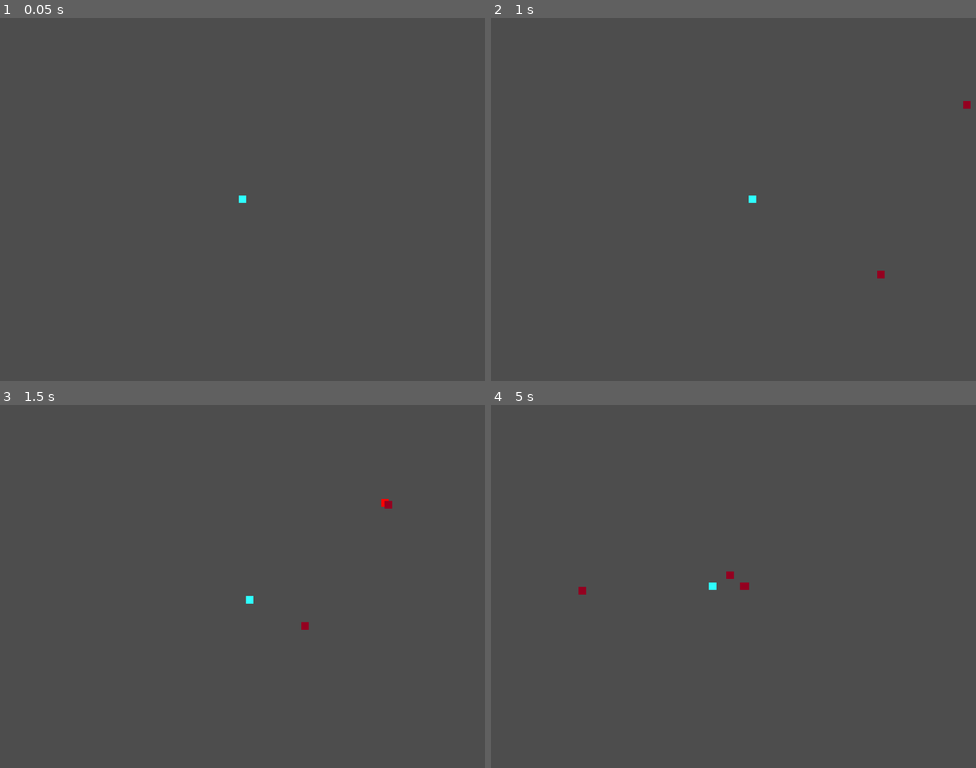
Above: before the commit, frames 1-4 (two rows, left to right).
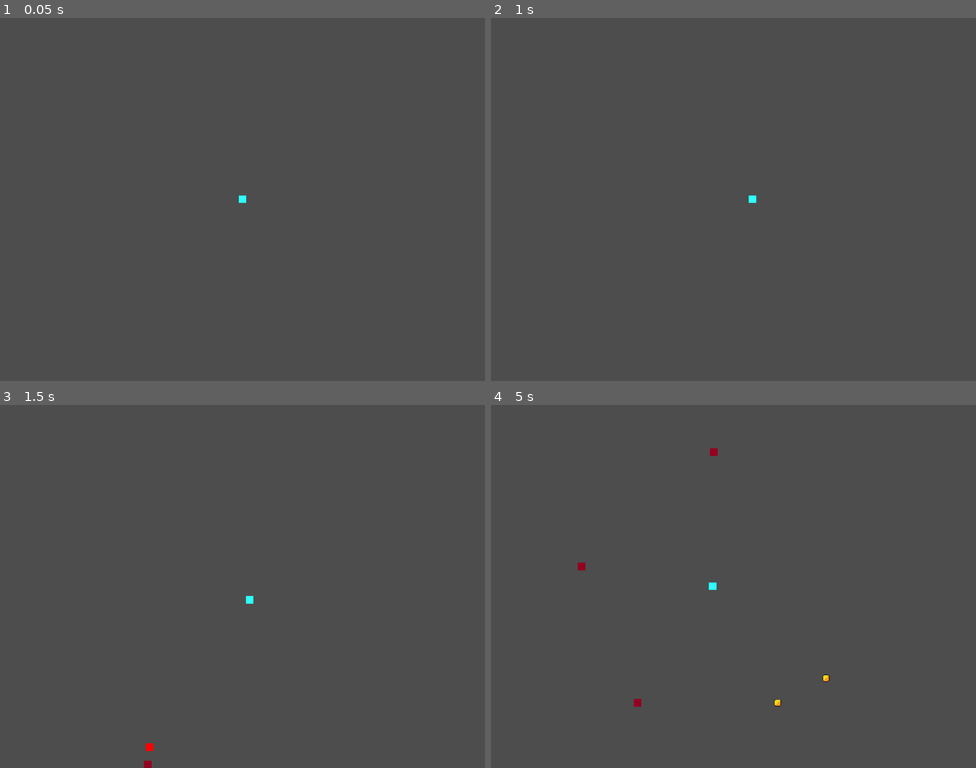
Above: after the commit, the same moments.

Repository: umangSharmacs/minimal_bullet_haven
Game: Godot game, scene res://scene.tscn
Two runs of this game, one before a commit and one after it. Both use one fixed random seed, a clock stepped at 60 frames per second and the inputs below.
Inputs:
- Up to frame 1 (0.05 s): no input
- Up to frame 2 (1 s): tap Enter at 0.5 s; hold Right (move_right) from 0.53 s (still down)
- Up to frame 3 (1.5 s): release Right (move_right) at 1.28 s; hold Down (move_down) from 1.28 s (still down)
- Up to frame 4 (5 s): release Down (move_down) at 2.03 s; hold Right (move_right) 2.03-2.78 s; hold Up (move_up) 2.78-3.53 s; hold A (move_left) from 3.53 s (still down)

Frame 1 is identical in both runs. In frame 2, less than 0.1% of the frame differs, in the area x 79-99%, y 22-72%; in frame 3, 0.2%; in frame 4, 0.3%, in the area x 17-70%, y 11-84%.

Commit message:
Added Coins

Diff:
--- a/Enemies.gd
+++ /dev/null
@@ -1,12 +0,0 @@
-extends Node
-
-@export var player : Node2D
-@export var max_enemy_limit : int = 10
-
-var enemy_scene: PackedScene = load("res://Scenes/enemy.tscn")
-
-func _on_enemy_spawn_timer_timeout():
-	if max_enemy_limit > get_child_count():
-		var enemy = enemy_scene.instantiate()
-		enemy.player = player
-		add_child(enemy)
--- a/Player.gd
+++ /dev/null
@@ -1,70 +0,0 @@
-extends CharacterBody2D
-
-# Declaring values required
-@export var HEALTH = 100
-@export var SPEED = 300.0
-@export var DAMAGE = 10
-@export var LEVEL = 1
-@export var SCORE = 0
-
-@onready var enemies = get_parent().get_node("Enemies")
-
-@export var MINIMUM_SHOOT_DISTANCE = 250
-# --------------------------- BULLETS --------------------------------------------
-# Bullets timer.
-#@onready var bullet_timer = $Bullet_Timer
-#var ATTACK_SPEED = 1/bullet_timer.wait_time
-# Load the bullets Scene
-@export var bullet_scene : PackedScene = load("res://Scenes/bullet.tscn")
-
-# Get angle between Player and mouse position
-func get_direction(closest_enemy):
-	var direction = (closest_enemy.position-position).normalized()
-	return direction
-
-func get_closest_enemy():
-	var closest_enemy
-	var min_dist = MINIMUM_SHOOT_DISTANCE
-	for enemy in enemies.get_children():
-		if enemy is Area2D:
-			if min_dist>enemy.distance_from_player:
-				min_dist = enemy.distance_from_player
-				closest_enemy = enemy
-	return closest_enemy
-
-
-# Function to shoot based on the timer
-func shoot():
-	var bullet = bullet_scene.instantiate()
-	bullet.DAMAGE = DAMAGE
-	bullet.position = position
-
-	var closest_enemy = get_closest_enemy()
-	if closest_enemy == null:
-		return
-
-	bullet.DIRECTION = get_direction(closest_enemy)
-	$Bullets.add_child(bullet)
-
-
-func _on_bullet_timer_timeout():
-	shoot()
-
-
-# --------------------------- HEALTH CHECK --------------------------------------
-func check_health():
-	if HEALTH<0:
-		get_tree().paused = true
-
-func _process(delta):
-
-	var direction = Input.get_vector("move_left", "move_right", "move_up","move_down")
-	if direction:
-		velocity.x = direction[0] * SPEED
-		velocity.y = direction[1] * SPEED
-		move_and_slide()
-
-	check_health()
-
-func _on_enemy_entered(area):
-	pass
--- a/Scenes/bullet.tscn
+++ b/Scenes/bullet.tscn
@@ -1,6 +1,6 @@
 [gd_scene load_steps=4 format=3 uid="uid://cgssi55p5dxta"]
 
-[ext_resource type="Script" path="res://bullet.gd" id="1_gbxg4"]
+[ext_resource type="Script" path="res://Scripts/bullet.gd" id="1_gbxg4"]
 
 [sub_resource type="PlaceholderTexture2D" id="PlaceholderTexture2D_yjbpd"]
 
--- /dev/null
+++ b/Scenes/coin.tscn
@@ -0,0 +1,115 @@
+[gd_scene load_steps=17 format=3 uid="uid://cqldsrfc8kmrh"]
+
+[ext_resource type="Texture2D" uid="uid://3irg7w4x534b" path="res://Assets/sprites/coin.png" id="1_pmf0y"]
+[ext_resource type="Script" path="res://Scripts/coin.gd" id="2_kgqy1"]
+
+[sub_resource type="AtlasTexture" id="AtlasTexture_yw0kt"]
+atlas = ExtResource("1_pmf0y")
+region = Rect2(0, 0, 16, 16)
+
+[sub_resource type="AtlasTexture" id="AtlasTexture_dlmuo"]
+atlas = ExtResource("1_pmf0y")
+region = Rect2(16, 0, 16, 16)
+
+[sub_resource type="AtlasTexture" id="AtlasTexture_faagw"]
+atlas = ExtResource("1_pmf0y")
+region = Rect2(32, 0, 16, 16)
+
+[sub_resource type="AtlasTexture" id="AtlasTexture_p3rs1"]
+atlas = ExtResource("1_pmf0y")
+region = Rect2(48, 0, 16, 16)
+
+[sub_resource type="AtlasTexture" id="AtlasTexture_6iyy0"]
+atlas = ExtResource("1_pmf0y")
+region = Rect2(64, 0, 16, 16)
+
+[sub_resource type="AtlasTexture" id="AtlasTexture_wixiu"]
+atlas = ExtResource("1_pmf0y")
+region = Rect2(80, 0, 16, 16)
+
+[sub_resource type="AtlasTexture" id="AtlasTexture_eg7lt"]
+atlas = ExtResource("1_pmf0y")
+region = Rect2(96, 0, 16, 16)
+
+[sub_resource type="AtlasTexture" id="AtlasTexture_nd2k0"]
+atlas = ExtResource("1_pmf0y")
+region = Rect2(112, 0, 16, 16)
+
+[sub_resource type="AtlasTexture" id="AtlasTexture_dv3jl"]
+atlas = ExtResource("1_pmf0y")
+region = Rect2(128, 0, 16, 16)
+
+[sub_resource type="AtlasTexture" id="AtlasTexture_ixf8c"]
+atlas = ExtResource("1_pmf0y")
+region = Rect2(144, 0, 16, 16)
+
+[sub_resource type="AtlasTexture" id="AtlasTexture_canl6"]
+atlas = ExtResource("1_pmf0y")
+region = Rect2(176, 0, 16, 16)
+
+[sub_resource type="AtlasTexture" id="AtlasTexture_4bpv8"]
+atlas = ExtResource("1_pmf0y")
+region = Rect2(160, 0, 16, 16)
+
+[sub_resource type="SpriteFrames" id="SpriteFrames_lvrj0"]
+animations = [{
+"frames": [{
+"duration": 1.0,
+"texture": SubResource("AtlasTexture_yw0kt")
+}, {
+"duration": 1.0,
+"texture": SubResource("AtlasTexture_dlmuo")
+}, {
+"duration": 1.0,
+"texture": SubResource("AtlasTexture_faagw")
+}, {
+"duration": 1.0,
+"texture": SubResource("AtlasTexture_p3rs1")
+}, {
+"duration": 1.0,
+"texture": SubResource("AtlasTexture_6iyy0")
+}, {
+"duration": 1.0,
+"texture": SubResource("AtlasTexture_wixiu")
+}, {
+"duration": 1.0,
+"texture": SubResource("AtlasTexture_eg7lt")
+}, {
+"duration": 1.0,
+"texture": SubResource("AtlasTexture_nd2k0")
+}, {
+"duration": 1.0,
+"texture": SubResource("AtlasTexture_dv3jl")
+}, {
+"duration": 1.0,
+"texture": SubResource("AtlasTexture_ixf8c")
+}, {
+"duration": 1.0,
+"texture": SubResource("AtlasTexture_canl6")
+}, {
+"duration": 1.0,
+"texture": SubResource("AtlasTexture_4bpv8")
+}],
+"loop": true,
+"name": &"default",
+"speed": 10.0
+}]
+
+[sub_resource type="CircleShape2D" id="CircleShape2D_6m1y1"]
+radius = 6.4052
+
+[node name="Coin" type="AnimatedSprite2D"]
+position = Vector2(7, 7.5)
+scale = Vector2(1.875, 1.9375)
+sprite_frames = SubResource("SpriteFrames_lvrj0")
+frame_progress = 0.861872
+script = ExtResource("2_kgqy1")
+
+[node name="Area2D" type="Area2D" parent="."]
+collision_layer = 16
+
+[node name="CollisionShape2D" type="CollisionShape2D" parent="Area2D"]
+shape = SubResource("CircleShape2D_6m1y1")
+
+[connection signal="area_entered" from="Area2D" to="." method="_on_area_entered"]
+[connection signal="body_entered" from="Area2D" to="." method="_on_body_entered"]
--- a/Scenes/enemy.tscn
+++ b/Scenes/enemy.tscn
@@ -1,6 +1,6 @@
 [gd_scene load_steps=4 format=3 uid="uid://cjy7jb7wunl7h"]
 
-[ext_resource type="Script" path="res://enemy.gd" id="1_nhyxn"]
+[ext_resource type="Script" path="res://Scripts/enemy.gd" id="1_nhyxn"]
 
 [sub_resource type="CanvasTexture" id="CanvasTexture_th8tx"]
 specular_color = Color(0.662745, 0.0196078, 0.372549, 1)
--- a/Scenes/exp.tscn
+++ /dev/null
@@ -1,3 +0,0 @@
-[gd_scene format=3 uid="uid://dsdw76w5myd7s"]
-
-[node name="EXP" type="Area2D"]
--- a/Scenes/player.tscn
+++ b/Scenes/player.tscn
@@ -1,6 +1,6 @@
 [gd_scene load_steps=5 format=3 uid="uid://dy88dskul8cik"]
 
-[ext_resource type="Script" path="res://Player.gd" id="1_e3x3s"]
+[ext_resource type="Script" path="res://Scripts/Player.gd" id="1_e3x3s"]
 
 [sub_resource type="ShaderMaterial" id="ShaderMaterial_6b6mh"]
 
--- a/Scenes/scene.tscn
+++ b/Scenes/scene.tscn
@@ -1,8 +1,8 @@
 [gd_scene load_steps=4 format=3 uid="uid://cd78ks3l82l0v"]
 
-[ext_resource type="Script" path="res://scene.gd" id="1_fdv7d"]
-[ext_resource type="PackedScene" uid="uid://dy88dskul8cik" path="res://player.tscn" id="1_p004y"]
-[ext_resource type="PackedScene" uid="uid://cjy7jb7wunl7h" path="res://enemy.tscn" id="2_vuxk6"]
+[ext_resource type="Script" path="res://Scripts/scene.gd" id="1_fdv7d"]
+[ext_resource type="PackedScene" uid="uid://dy88dskul8cik" path="res://Scenes/player.tscn" id="1_p004y"]
+[ext_resource type="PackedScene" uid="uid://cjy7jb7wunl7h" path="res://Scenes/enemy.tscn" id="2_vuxk6"]
 
 [node name="Scene" type="Node2D" node_paths=PackedStringArray("player")]
 script = ExtResource("1_fdv7d")
--- /dev/null
+++ b/Scripts/Enemies.gd
@@ -0,0 +1,23 @@
+extends Node
+
+@export var player : CharacterBody2D
+@export var Coins : Node2D
+@export var max_enemy_limit : int = 10
+
+var enemy_scene: PackedScene = load("res://Scenes/enemy.tscn")
+var coin_scene : PackedScene = load("res://Scenes/coin.tscn")
+
+func _on_enemy_spawn_timer_timeout():
+	if max_enemy_limit > get_child_count():
+		var enemy = enemy_scene.instantiate()
+		enemy.player = player
+		add_child(enemy)
+		enemy.connect("enemy_died",_kill_enemy)
+
+func _kill_enemy(body):
+	var coin = coin_scene.instantiate()
+	coin.player = player
+	coin.position.x = body.position.x
+	coin.position.y = body.position.y
+	body.queue_free()
+	Coins.add_child(coin)
--- a/Scripts/Player.gd
+++ b/Scripts/Player.gd
@@ -8,12 +8,14 @@
 @export var SCORE = 0
 
 @onready var enemies = get_parent().get_node("Enemies")
+
+@export var MINIMUM_SHOOT_DISTANCE = 500
 # --------------------------- BULLETS --------------------------------------------
 # Bullets timer.
 #@onready var bullet_timer = $Bullet_Timer
 #var ATTACK_SPEED = 1/bullet_timer.wait_time
 # Load the bullets Scene
-@export var bullet_scene : PackedScene = load("res://bullet.tscn")
+@export var bullet_scene : PackedScene = load("res://Scenes/bullet.tscn")
 
 # Get angle between Player and mouse position
 func get_direction(closest_enemy):
@@ -22,11 +24,12 @@
 
 func get_closest_enemy():
 	var closest_enemy
-	var min_dist = INF
+	var min_dist = MINIMUM_SHOOT_DISTANCE
 	for enemy in enemies.get_children():
-		if min_dist>enemy.distance_from_player:
-			min_dist = enemy.distance_from_player
-			closest_enemy = enemy
+		if enemy is Area2D:
+			if min_dist>enemy.distance_from_player:
+				min_dist = enemy.distance_from_player
+				closest_enemy = enemy
 	return closest_enemy
 
 
@@ -37,6 +40,9 @@
 	bullet.position = position
 
 	var closest_enemy = get_closest_enemy()
+	if closest_enemy == null:
+		return
+
 	bullet.DIRECTION = get_direction(closest_enemy)
 	$Bullets.add_child(bullet)
 
@@ -59,3 +65,6 @@
 		move_and_slide()
 
 	check_health()
+
+func _on_enemy_entered(area):
+	pass
--- a/Scripts/bullet.gd
+++ b/Scripts/bullet.gd
@@ -7,7 +7,6 @@
 
 func _physics_process(delta):
 	position += DIRECTION * SPEED * delta
-
 
 
 func _on_screen_exited():
--- /dev/null
+++ b/Scripts/coin.gd
@@ -0,0 +1,8 @@
+extends AnimatedSprite2D
+
+var player : CharacterBody2D
+
+
+func _on_area_entered(area):
+	print("+10!")
+	queue_free()
--- a/Scripts/enemy.gd
+++ b/Scripts/enemy.gd
@@ -9,6 +9,11 @@
 
 @export var distance_from_player : float
 
+signal enemy_died
+
+var coin_scene : PackedScene = load("res://Scenes/coin.tscn")
+
+var on_screen_bool : bool = false
 
 func _ready():
 	var screensize = DisplayServer.screen_get_size()
@@ -37,18 +42,14 @@
 		position.y += direction[1] * SPEED * delta
 
 
+	# If dead, remove from qeueue and spawn a coin
+	if HEALTH<=0:
+		enemy_died.emit(self)
 
-	if HEALTH<=0:
-		queue_free()
+
 
 func _on_can_damage_timer_timeout():
 	CAN_DAMAGE = true
-
-#func _on_body_entered(body):
-	#if CAN_DAMAGE:
-		#CAN_DAMAGE = false
-		#player.HEALTH -= DAMAGE
-		#print(player.HEALTH)
 
 func _on_collision_with_player(body):
 	if CAN_DAMAGE and body==player:
--- /dev/null
+++ b/Scripts/exp.gd
@@ -0,0 +1,8 @@
+extends AnimatedSprite2D
+
+#@export var player : CharacterBody2D
+#
+#func _on_body_entered(body):
+	#if body==player:
+		#print("+10!")
+		#queue_free()
--- a/Scripts/scene.gd
+++ b/Scripts/scene.gd
@@ -2,12 +2,30 @@
 
 @export var player : Node2D
 
-@export var max_enemy_limit : int = 10
+var enemy_scene: PackedScene = load("res://Scenes/enemy.tscn")
 
-var enemy_scene: PackedScene = load("res://enemy.tscn")
+# Background
+@export var noise_height_text : NoiseTexture2D
+@onready var tilemap : TileMap = $Background_tileMap
 
-func _on_enemy_spawn_timer_timeout():
-	if max_enemy_limit > $Enemies.get_child_count():
-		var enemy = enemy_scene.instantiate()
-		enemy.player = player
-		$Enemies.add_child(enemy)
+var source_id = 0
+var water_atlas = Vector2i(0,1)
+var land_atlas = Vector2i(0,2)
+
+var noise : Noise
+var width : int = 1000
+var height : int = 1000
+
+func _ready():
+	noise = noise_height_text.noise
+	#generate_world()
+
+func generate_world():
+
+	for x in range(-width/2, width/2):
+		for y in range(-height/2, height/2):
+			var noise_value = noise.get_noise_2d(x,y)
+			if noise_value>0.0:
+				tilemap.set_cell(-1,Vector2i(x,y), source_id,land_atlas)
+			else:
+				tilemap.set_cell(-1,Vector2i(x,y), source_id,water_atlas)
--- a/bullet.gd
+++ /dev/null
@@ -1,21 +0,0 @@
-extends Area2D
-
-@export var SPEED: int = 1000
-@export var DIRECTION = Vector2.RIGHT
-@export var DAMAGE : int
-
-
-func _physics_process(delta):
-	position += DIRECTION * SPEED * delta
-
-
-func _on_screen_exited():
-	queue_free()
-
-
-func _on_area_entered(area):
-	if area.collision_layer==2:
-		# delete the bullet
-		queue_free()
-		# Reduce health of enemy
-		area.HEALTH -= DAMAGE
--- a/bullet.tscn
+++ b/bullet.tscn
@@ -1,6 +1,6 @@
 [gd_scene load_steps=4 format=3 uid="uid://dcitwo3l8l31g"]
 
-[ext_resource type="Script" path="res://bullet.gd" id="1_gbxg4"]
+[ext_resource type="Script" path="res://Scripts/bullet.gd" id="1_gbxg4"]
 
 [sub_resource type="PlaceholderTexture2D" id="PlaceholderTexture2D_yjbpd"]
 
--- a/enemy.gd
+++ /dev/null
@@ -1,64 +0,0 @@
-extends Area2D
-
-@export var player : Node2D
-
-@export var SPEED = 100
-@export var HEALTH = 20
-@export var DAMAGE = 10
-@export var CAN_DAMAGE : bool = true
-
-@export var distance_from_player : float
-
-signal enemy_died
-
-var coin_scene : PackedScene = load("res://Scenes/exp.tscn")
-
-var on_screen_bool : bool = false
-
-func _ready():
-	var screensize = DisplayServer.screen_get_size()
-	var rng:= RandomNumberGenerator.new()
-
-	var rand_x = rng.randi_range(0,screensize[1])
-	var rand_y = rng.randi_range(0,screensize[0])
-
-	var start_x = [0,screensize[0]]
-	var start_y = [0,screensize[1]]
-
-	var possible_pos_1 = [start_x[randi()%start_x.size()],rand_y]
-	var possible_pos_2 = [rand_x, start_y[randi()%start_y.size()]]
-
-	var possible_pos = [possible_pos_1, possible_pos_2]
-
-	var position_list = possible_pos[randi()%possible_pos.size()]
-	position = Vector2(position_list[0],position_list[1])
-
-
-func _process(delta):
-	var direction = (player.position - position).normalized()
-	distance_from_player = (player.position - position).length()
-	if direction:
-		position.x += direction[0] * SPEED * delta
-		position.y += direction[1] * SPEED * delta
-
-
-	# If dead, remove from qeueue and spawn a coin
-	if HEALTH<=0:
-		enemy_died.emit(self)
-
-		#var coin = coin_scene.instantiate()
-		#coin.position.x = position.x
-		#coin.position.y = position.y
-		#coin.player = player
-		#print(coin)
-		#get_parent().get_parent().get_node("Coins").add_child(coin)
-		#queue_free()
-
-
-func _on_can_damage_timer_timeout():
-	CAN_DAMAGE = true
-
-func _on_collision_with_player(body):
-	if CAN_DAMAGE and body==player:
-		CAN_DAMAGE = false
-		player.HEALTH -= DAMAGE
--- a/enemy.tscn
+++ b/enemy.tscn
@@ -1,6 +1,6 @@
 [gd_scene load_steps=4 format=3 uid="uid://ckd5ktuhqt36v"]
 
-[ext_resource type="Script" path="res://enemy.gd" id="1_nhyxn"]
+[ext_resource type="Script" path="res://Scripts/enemy.gd" id="1_nhyxn"]
 
 [sub_resource type="CanvasTexture" id="CanvasTexture_th8tx"]
 specular_color = Color(0.662745, 0.0196078, 0.372549, 1)
--- a/exp.gd
+++ /dev/null
@@ -1,8 +0,0 @@
-extends Area2D
-
-@export var player : Node2D
-
-func _on_body_entered(body):
-	if body==player:
-		print("+10!")
-		queue_free()
--- a/exp.tscn
+++ b/exp.tscn
@@ -1,7 +1,6 @@
-[gd_scene load_steps=17 format=3 uid="uid://cvw41kwv2b1ko"]
+[gd_scene load_steps=15 format=3 uid="uid://cvw41kwv2b1ko"]
 
 [ext_resource type="Texture2D" uid="uid://3irg7w4x534b" path="res://Assets/sprites/coin.png" id="1_kguos"]
-[ext_resource type="Script" path="res://exp.gd" id="1_qcum8"]
 
 [sub_resource type="AtlasTexture" id="AtlasTexture_uqjrt"]
 atlas = ExtResource("1_kguos")
@@ -95,20 +94,7 @@
 "speed": 10.0
 }]
 
-[sub_resource type="CircleShape2D" id="CircleShape2D_iskrt"]
-radius = 57.0701
-
-[node name="EXP" type="Area2D"]
-script = ExtResource("1_qcum8")
-
-[node name="coin" type="AnimatedSprite2D" parent="."]
+[node name="coin" type="AnimatedSprite2D"]
 scale = Vector2(9.94321, 10.0311)
 sprite_frames = SubResource("SpriteFrames_vs1ym")
-frame = 8
-frame_progress = 0.506027
-
-[node name="CollisionShape2D" type="CollisionShape2D" parent="."]
-scale = Vector2(1, 1.00447)
-shape = SubResource("CircleShape2D_iskrt")
-
-[connection signal="body_entered" from="." to="." method="_on_body_entered"]
+frame_progress = 0.423883
--- a/player.tscn
+++ b/player.tscn
@@ -1,6 +1,6 @@
 [gd_scene load_steps=6 format=3 uid="uid://b2spq2fwcmnl3"]
 
-[ext_resource type="Script" path="res://Player.gd" id="1_e3x3s"]
+[ext_resource type="Script" path="res://Scripts/Player.gd" id="1_e3x3s"]
 
 [sub_resource type="ShaderMaterial" id="ShaderMaterial_6b6mh"]
 
@@ -9,8 +9,8 @@
 
 [sub_resource type="RectangleShape2D" id="RectangleShape2D_cd4ji"]
 
-[sub_resource type="CircleShape2D" id="CircleShape2D_frgqf"]
-radius = 380.522
+[sub_resource type="CircleShape2D" id="CircleShape2D_4vwue"]
+radius = 42.0476
 
 [node name="Player" type="CharacterBody2D"]
 material = SubResource("ShaderMaterial_6b6mh")
@@ -22,7 +22,7 @@
 scale = Vector2(20, 20)
 texture = SubResource("CanvasTexture_huglx")
 
-[node name="CollisionShape2D" type="CollisionShape2D" parent="."]
+[node name="player_collision_shape" type="CollisionShape2D" parent="."]
 shape = SubResource("RectangleShape2D_cd4ji")
 debug_color = Color(0, 0.564706, 0.662745, 0.419608)
 
@@ -36,11 +36,10 @@
 position_smoothing_enabled = true
 rotation_smoothing_enabled = true
 
-[node name="Area2D" type="Area2D" parent="."]
-collision_mask = 2
+[node name="coin_area_2D" type="Area2D" parent="."]
+collision_mask = 16
 
-[node name="CollisionShape2D" type="CollisionShape2D" parent="Area2D"]
-shape = SubResource("CircleShape2D_frgqf")
+[node name="CollisionShape2D" type="CollisionShape2D" parent="coin_area_2D"]
+shape = SubResource("CircleShape2D_4vwue")
 
 [connection signal="timeout" from="Bullet_Timer" to="." method="_on_bullet_timer_timeout"]
-[connection signal="area_entered" from="Area2D" to="." method="_on_enemy_entered"]
--- a/project.godot
+++ b/project.godot
@@ -66,6 +66,7 @@
 2d_physics/layer_2="enemies"
 2d_physics/layer_3="bullets"
 2d_physics/layer_4="upgrades"
+2d_physics/layer_5="coins"
 
 [rendering]
 
--- a/scene.gd
+++ /dev/null
@@ -1,35 +0,0 @@
-extends Node2D
-
-@export var player : Node2D
-
-var enemy_scene: PackedScene = load("res://Scenes/enemy.tscn")
-
-# Background
-@export var noise_height_text : NoiseTexture2D
-@onready var tilemap : TileMap = $Background_tileMap
-
-var source_id = 0
-var water_atlas = Vector2i(0,1)
-var land_atlas = Vector2i(0,2)
-
-var noise : Noise
-var width : int = 1000
-var height : int = 1000
-
-func _ready():
-	noise = noise_height_text.noise
-	#generate_world()
-
-func generate_world():
-
-	for x in range(-width/2, width/2):
-		for y in range(-height/2, height/2):
-			var noise_value = noise.get_noise_2d(x,y)
-			if noise_value>0.0:
-				tilemap.set_cell(-1,Vector2i(x,y), source_id,land_atlas)
-			else:
-				tilemap.set_cell(-1,Vector2i(x,y), source_id,water_atlas)
-
-func _on_enemy_died(body):
-	print("Enemy Dead")
-	body.queue_free()
--- a/scene.tscn
+++ b/scene.tscn
@@ -1,11 +1,10 @@
-[gd_scene load_steps=13 format=3 uid="uid://csp6t2cccjen3"]
+[gd_scene load_steps=12 format=3 uid="uid://csp6t2cccjen3"]
 
-[ext_resource type="Script" path="res://scene.gd" id="1_fdv7d"]
+[ext_resource type="Script" path="res://Scripts/scene.gd" id="1_fdv7d"]
 [ext_resource type="PackedScene" uid="uid://b2spq2fwcmnl3" path="res://player.tscn" id="1_p004y"]
 [ext_resource type="Texture2D" uid="uid://1s61ihyuv5bq" path="res://Assets/sprites/Background_Pallete.png" id="2_jlje4"]
-[ext_resource type="PackedScene" uid="uid://ckd5ktuhqt36v" path="res://enemy.tscn" id="2_vuxk6"]
 [ext_resource type="Script" path="res://Scripts/Background_tileMap.gd" id="3_ywv64"]
-[ext_resource type="Script" path="res://Enemies.gd" id="5_jfdnc"]
+[ext_resource type="Script" path="res://Scripts/Enemies.gd" id="5_jfdnc"]
 
 [sub_resource type="Gradient" id="Gradient_frmb1"]
 interpolation_mode = 1
@@ -86,7 +85,6 @@
 [node name="Background_tileMap" type="TileMap" parent="Background"]
 visible = false
 position = Vector2(0, 3.05176e-05)
-scale = Vector2(1, 1)
 tile_set = SubResource("TileSet_pbndp")
 rendering_quadrant_size = 64
 format = 2
@@ -102,18 +100,14 @@
 position = Vector2(579, 354)
 HEALTH = 97
 
-[node name="Coins" type="Node" parent="."]
+[node name="Coins" type="Node2D" parent="."]
 
-[node name="Enemies" type="Node" parent="." node_paths=PackedStringArray("player")]
+[node name="Enemies" type="Node" parent="." node_paths=PackedStringArray("player", "Coins")]
 script = ExtResource("5_jfdnc")
 player = NodePath("../Player")
+Coins = NodePath("../Coins")
 
 [node name="Enemy_Spawn_Timer" type="Timer" parent="Enemies"]
 autostart = true
 
-[node name="Enemy" parent="Enemies" node_paths=PackedStringArray("player") instance=ExtResource("2_vuxk6")]
-position = Vector2(168, 123)
-player = NodePath("../../Player")
-
 [connection signal="timeout" from="Enemies/Enemy_Spawn_Timer" to="Enemies" method="_on_enemy_spawn_timer_timeout"]
-[connection signal="enemy_died" from="Enemies/Enemy" to="." method="_on_enemy_died"]
